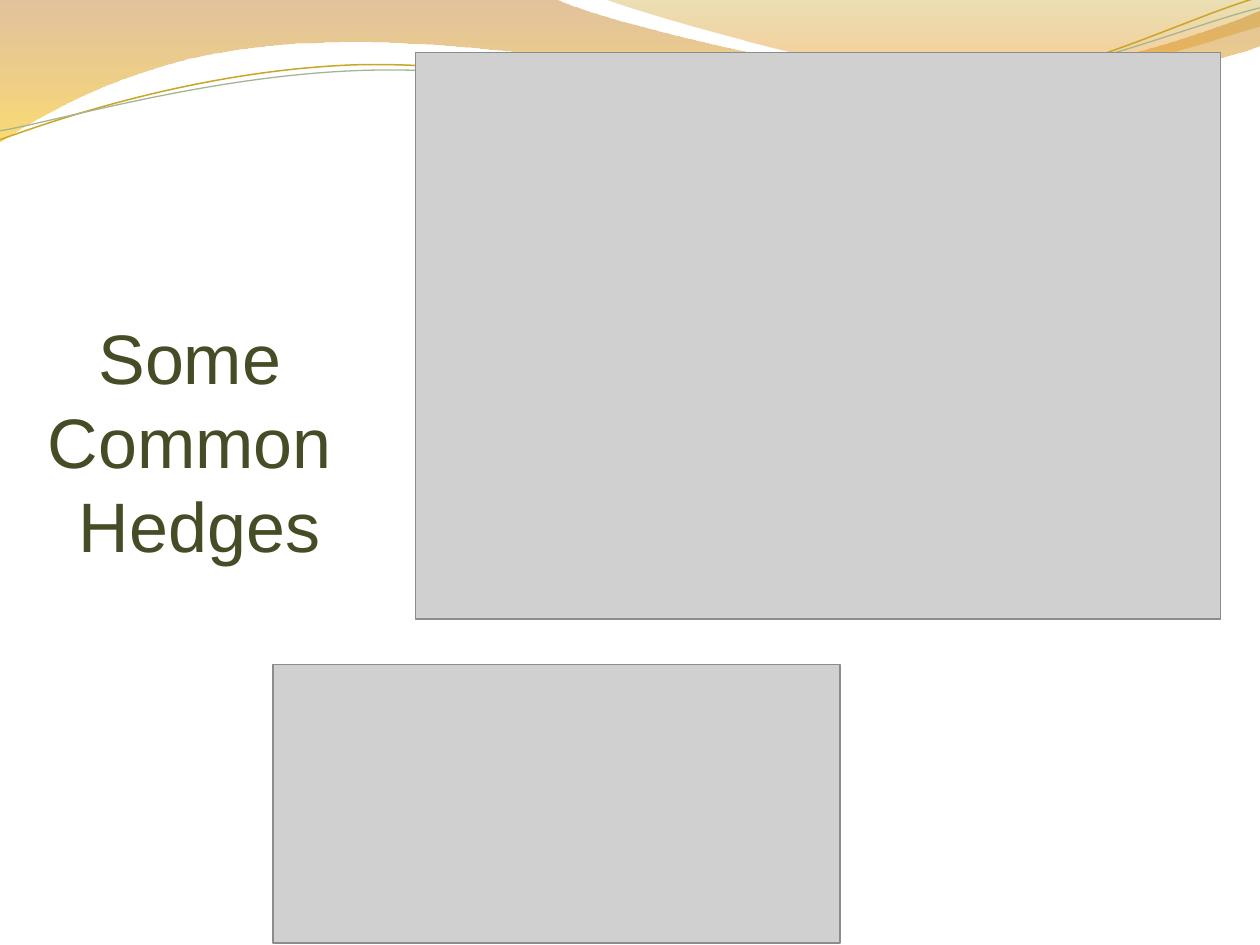
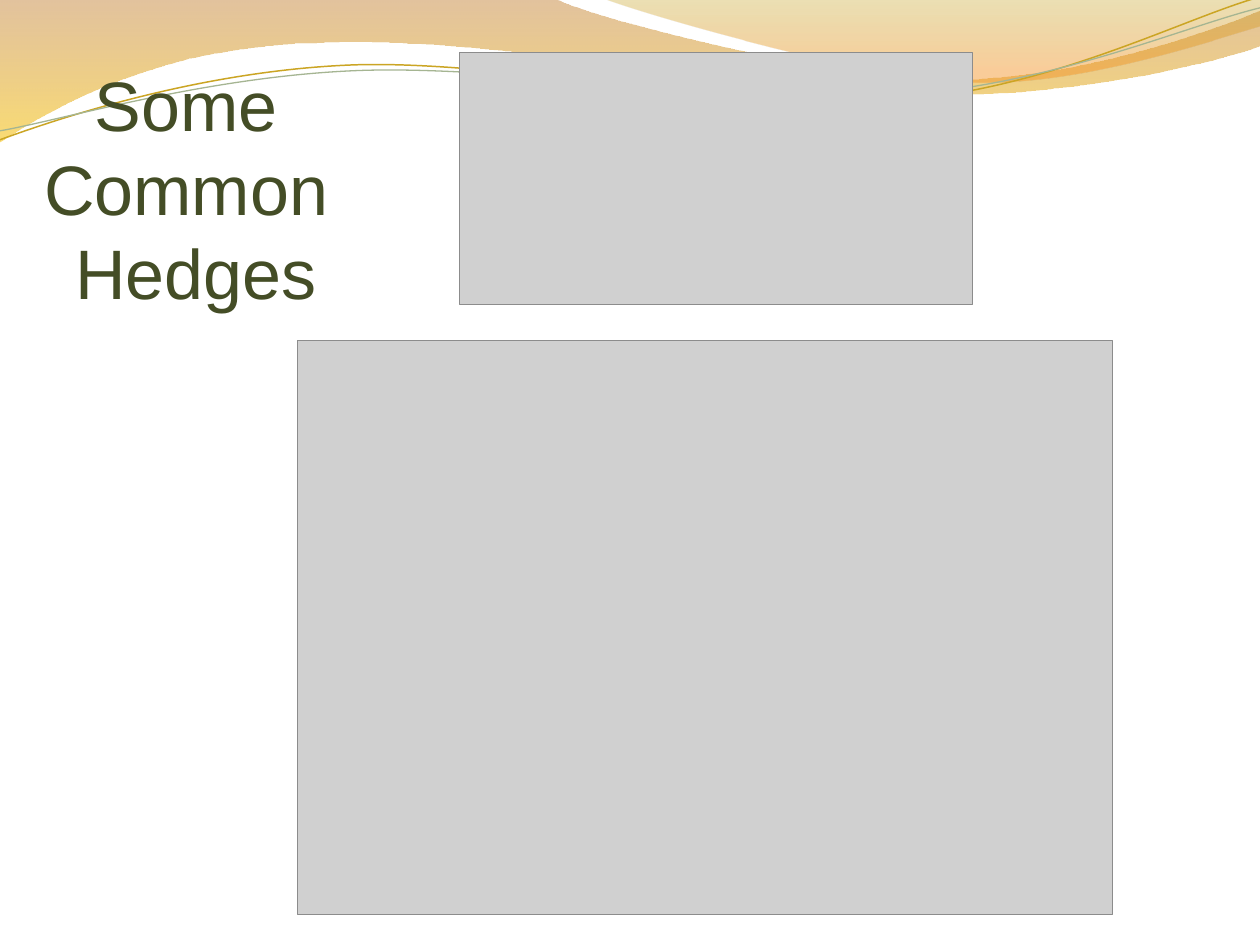
Before and after one commit to M-HassanRaza724/CS, a slide deck: slide 20 of 5th Sem/Material/SC/UET CS - Slides Fuzzy Logic An Introduction - Talha Waheed.pptx. Drawn at 1260x945 pixels with LibreOffice and Linux fonts; fonts in the diff are those of the drawing; grey boxes stand for pictures; background and template pictures are left out. Boxes give left, top, right and bottom in pixels: in the first picture for what was removed or moved away, otherwise in the second. Text is boxed around its words. In the diff, an @@ line names an element or a change of style, - is before the commit and + after.

```diff
--- a/5th Sem/Material/SC/UET CS - Slides Fuzzy Logic An Introduction - Talha Waheed.pptx
+++ b/5th Sem/Material/SC/UET CS - Slides Fuzzy Logic An Introduction - Talha Waheed.pptx
@@ title "Some Common Hedges" rewrapped from bbox=[48, 335, 332, 566] to bbox=[44, 75, 328, 312] @@
@@ picture: place and size @@
-picture at bbox=[273, 664, 840, 942]
+picture at bbox=[460, 53, 973, 305]
@@ picture: place and size @@
-picture at bbox=[416, 53, 1221, 620]
+picture at bbox=[297, 340, 1113, 914]
```
Also in this commit, not shown: 23 other slides changed, 1 slide added, 1 slide removed, 6 other files.
